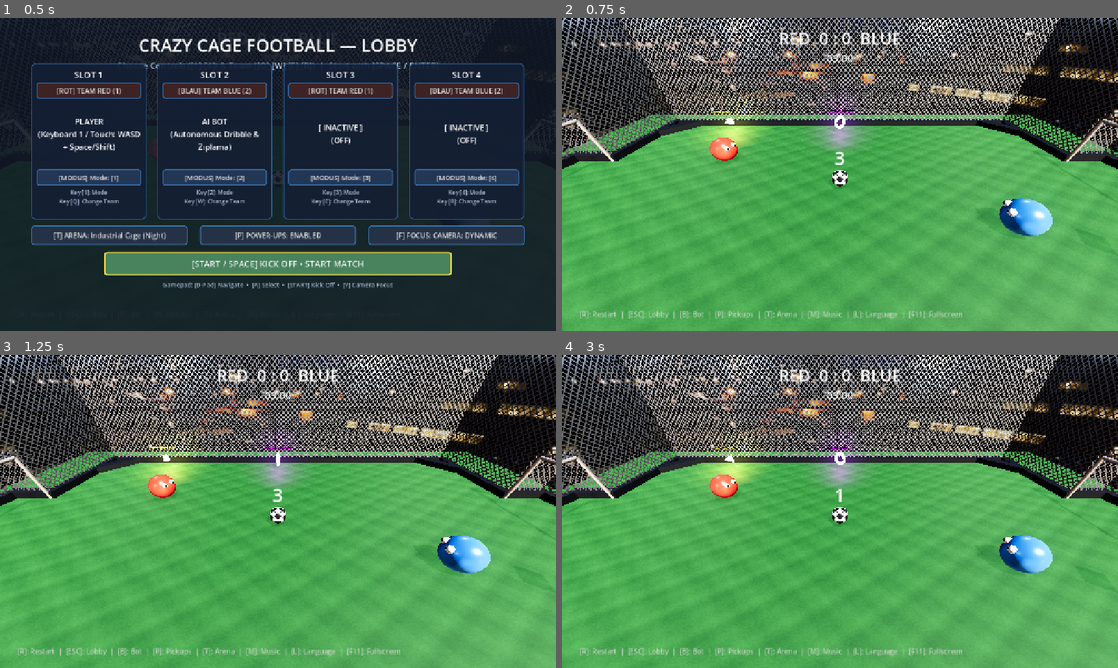
Above: before the commit, frames 1-4 (two rows, left to right).
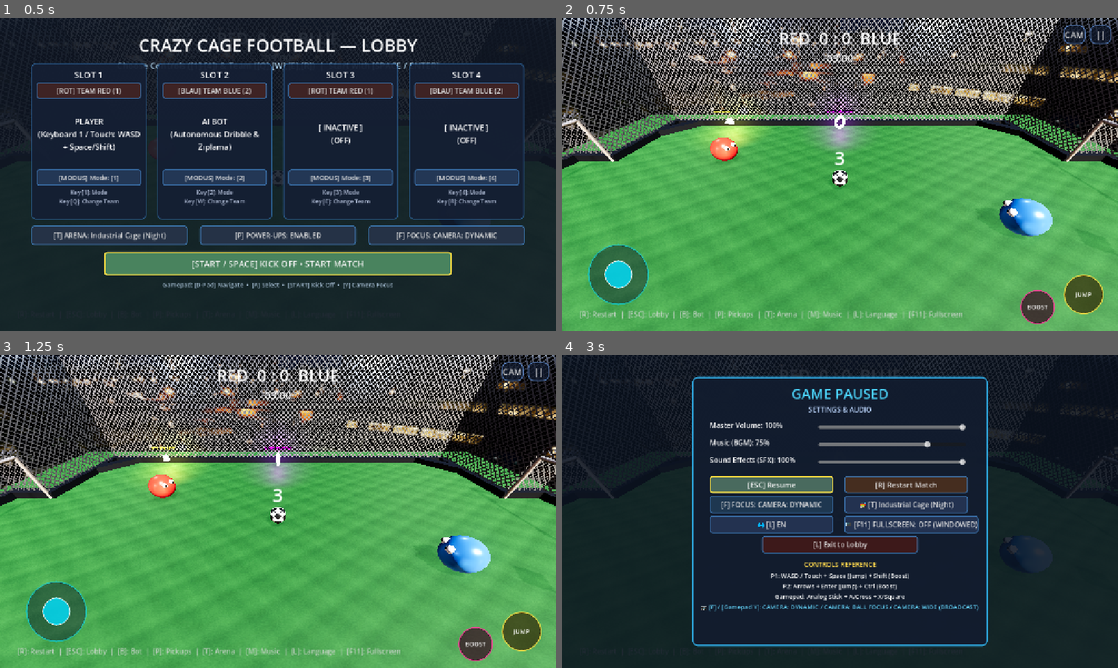
Above: after the commit, the same moments.

Repository: RobinNunkesser/gd-godot-crazy-cage-football
Game: Godot game, scene res://scenes/main.tscn
Two runs of this game, one before a commit and one after it. Both use one fixed random seed, a clock stepped at 60 frames per second and the inputs below.
Inputs (mouse positions are in pixels of both pictures, inside the frame that each line leads up to):
- Up to frame 1 (0.5 s): no input
- Up to frame 2 (0.75 s): click "[START / SPACE] KICK OFF • ST…" at 0.5 s
- Up to frame 3 (1.25 s): no input
- Up to frame 4 (3 s): click (1084, 630) at 1.25 s, where only the run after the commit has a clickable "JUMP"; click (1040, 642) at 2 s, where only the run after the commit has a clickable "BOOST"; click (1101, 370) at 2.75 s, where only the run after the commit has a clickable "||"

Frame 1 is identical in both runs. In frame 2, 3.3% of the frame differs, in the area x 4-99%, y 2-98%; in frame 3, 3.3%; in frame 4, 95%, in the area x 0-100%, y 0-100%.

Commit message:
fix(touch): use native GUI events and transform-safe input for virtual joystick and buttons

Diff:
--- a/project.godot
+++ b/project.godot
@@ -7,7 +7,7 @@
 [application]
 
 config/name="Crazy Cage Football"
-config/version="0.2.4"
+config/version="0.2.5"
 config/description="3D Physics Cage Soccer Game in Godot 4 inspired by Zippir: Kafes Futbolu. Roll, jump (Ziplama) and score bank-shot goals!"
 run/main_scene="res://scenes/main.tscn"
 config/icon="res://assets/icon.png"
@@ -34,7 +34,7 @@
 
 [input_devices]
 
-pointing/emulate_touch_from_mouse=false
+pointing/emulate_touch_from_mouse=true
 pointing/emulate_mouse_from_touch=true
 
 [input]
--- a/scenes/main.gd
+++ b/scenes/main.gd
@@ -666,6 +666,7 @@
 	# In-Game HUD
 	ui_hud_container = Control.new()
 	ui_hud_container.set_anchors_preset(Control.PRESET_FULL_RECT)
+	ui_hud_container.mouse_filter = Control.MOUSE_FILTER_IGNORE
 	canvas.add_child(ui_hud_container)
 
 	# Score Center
--- a/scripts/cage_touch_overlay.gd
+++ b/scripts/cage_touch_overlay.gd
@@ -138,7 +138,8 @@
 	joystick_base.custom_minimum_size = Vector2(joystick_radius * 2.0, joystick_radius * 2.0)
 	joystick_base.size = joystick_base.custom_minimum_size
 	joystick_base.position = _joystick_center - Vector2(joystick_radius, joystick_radius)
-	joystick_base.mouse_filter = Control.MOUSE_FILTER_IGNORE
+	joystick_base.mouse_filter = Control.MOUSE_FILTER_STOP
+	joystick_base.gui_input.connect(_on_joystick_gui_input)
 
 	var base_style = StyleBoxFlat.new()
 	base_style.set_corner_radius_all(int(joystick_radius))
@@ -173,10 +174,14 @@
 	# --- 2. Action Buttons (Rechts) ---
 	jump_btn = _create_action_button("JUMP", Color(1.0, 0.88, 0.25, 0.85), Color(0.2, 0.15, 0.02, 0.7), 46.0)
 	jump_btn.name = "TouchJumpBtn"
+	jump_btn.button_down.connect(_on_jump_down)
+	jump_btn.button_up.connect(_on_jump_up)
 	root_control.add_child(jump_btn)
 
 	boost_btn = _create_action_button("BOOST", Color(1.0, 0.2, 0.6, 0.85), Color(0.2, 0.02, 0.12, 0.7), 40.0)
 	boost_btn.name = "TouchBoostBtn"
+	boost_btn.button_down.connect(_on_boost_down)
+	boost_btn.button_up.connect(_on_boost_up)
 	root_control.add_child(boost_btn)
 
 	# --- 3. Top Quick-Access Buttons ---
@@ -216,7 +221,7 @@
 	var btn = Button.new()
 	btn.text = label
 	btn.focus_mode = Control.FOCUS_NONE
-	btn.mouse_filter = Control.MOUSE_FILTER_IGNORE # Eingaben werden über _unhandled_input mit Multi-Touch verarbeitet
+	btn.mouse_filter = Control.MOUSE_FILTER_STOP
 	btn.custom_minimum_size = Vector2(radius * 2.0, radius * 2.0)
 	btn.size = btn.custom_minimum_size
 
@@ -236,12 +241,11 @@
 
 func _layout_buttons(vp_size: Vector2) -> void:
 	_joystick_default_pos = Vector2(130.0, maxf(vp_size.y - 130.0, 200.0))
-	if _joystick_touch_id == -1:
-		_joystick_center = _joystick_default_pos
-		if is_instance_valid(joystick_base):
-			joystick_base.position = _joystick_center - Vector2(joystick_radius, joystick_radius)
-
-	# Jump Button rechts unten (gut mit rechtem Daumen erreichbar)
+	_joystick_center = _joystick_default_pos
+	if is_instance_valid(joystick_base):
+		joystick_base.position = _joystick_center - Vector2(joystick_radius, joystick_radius)
+
+	# Jump Button rechts unten
 	if is_instance_valid(jump_btn):
 		jump_btn.position = Vector2(vp_size.x - 125.0, vp_size.y - 130.0)
 
@@ -261,8 +265,71 @@
 func _on_viewport_resized() -> void:
 	_layout_buttons(_get_viewport_size())
 
-func _unhandled_input(event: InputEvent) -> void:
-	# Falls auf Desktop mit Touchscreen erstmals getoucht wird: Touch-Overlay dynamisch einblenden
+func _on_jump_down() -> void:
+	Input.action_press("p1_jump")
+	_pulse_button(jump_btn, true)
+
+func _on_jump_up() -> void:
+	Input.action_release("p1_jump")
+	_pulse_button(jump_btn, false)
+
+func _on_boost_down() -> void:
+	Input.action_press("p1_boost")
+	_pulse_button(boost_btn, true)
+
+func _on_boost_up() -> void:
+	Input.action_release("p1_boost")
+	_pulse_button(boost_btn, false)
+
+func _on_joystick_gui_input(event: InputEvent) -> void:
+	if not is_gameplay_active:
+		return
+	if event is InputEventScreenTouch:
+		var st := event as InputEventScreenTouch
+		if st.pressed:
+			_joystick_touch_id = st.index
+			_update_joystick_from_local(st.position)
+		elif st.index == _joystick_touch_id:
+			_joystick_touch_id = -1
+			_reset_joystick()
+	elif event is InputEventScreenDrag:
+		var sd := event as InputEventScreenDrag
+		if sd.index == _joystick_touch_id:
+			_update_joystick_from_local(sd.position)
+	elif event is InputEventMouseButton:
+		var mb := event as InputEventMouseButton
+		if mb.button_index == MOUSE_BUTTON_LEFT:
+			if mb.pressed:
+				_joystick_touch_id = 999
+				_update_joystick_from_local(mb.position)
+			else:
+				_joystick_touch_id = -1
+				_reset_joystick()
+	elif event is InputEventMouseMotion:
+		var mm := event as InputEventMouseMotion
+		if (mm.button_mask & MOUSE_BUTTON_MASK_LEFT) != 0 and _joystick_touch_id == 999:
+			_update_joystick_from_local(mm.position)
+
+func _update_joystick_from_local(local_pos: Vector2) -> void:
+	var center := Vector2(joystick_radius, joystick_radius)
+	var diff := local_pos - center
+	var dist := diff.length()
+	if dist > joystick_radius:
+		diff = diff.normalized() * joystick_radius
+
+	var knob_rad = 32.0
+	if is_instance_valid(joystick_knob):
+		joystick_knob.position = (diff + center) - Vector2(knob_rad, knob_rad)
+
+	var raw_vec = diff / joystick_radius
+	if raw_vec.length() < deadzone:
+		_input_vector = Vector2.ZERO
+	else:
+		_input_vector = raw_vec
+
+	_dispatch_action_events(_input_vector)
+
+func _input(event: InputEvent) -> void:
 	if not is_touch_active:
 		if event is InputEventScreenTouch and event.pressed:
 			is_touch_active = true
@@ -273,6 +340,30 @@
 	if not is_gameplay_active:
 		return
 
+	# Joystick Drag-Verfolgung auch wenn der Finger über den Radius hinausgezogen wird
+	if _joystick_touch_id != -1:
+		if event is InputEventScreenDrag and event.index == _joystick_touch_id:
+			if is_instance_valid(joystick_base):
+				var local_pos = joystick_base.get_global_transform().affine_inverse() * event.position
+				_update_joystick_from_local(local_pos)
+		elif event is InputEventScreenTouch and event.index == _joystick_touch_id and not event.pressed:
+			_joystick_touch_id = -1
+			_reset_joystick()
+		elif event is InputEventMouseMotion and _joystick_touch_id == 999:
+			if (event.button_mask & MOUSE_BUTTON_MASK_LEFT) != 0:
+				if is_instance_valid(joystick_base):
+					var local_pos = joystick_base.get_global_transform().affine_inverse() * event.position
+					_update_joystick_from_local(local_pos)
+			else:
+				_joystick_touch_id = -1
+				_reset_joystick()
+		elif event is InputEventMouseButton and _joystick_touch_id == 999 and not event.pressed:
+			_joystick_touch_id = -1
+			_reset_joystick()
+
+func _unhandled_input(event: InputEvent) -> void:
+	if not is_touch_active or not is_gameplay_active:
+		return
 	if event is InputEventScreenTouch:
 		var touch := event as InputEventScreenTouch
 		if touch.pressed:
@@ -282,41 +373,26 @@
 	elif event is InputEventScreenDrag:
 		var drag := event as InputEventScreenDrag
 		_handle_touch_drag(drag.index, drag.position)
-	elif event is InputEventMouseButton:
-		var mb := event as InputEventMouseButton
-		if mb.button_index == MOUSE_BUTTON_LEFT:
-			if mb.pressed:
-				_handle_touch_down(999, mb.position)
-			else:
-				_handle_touch_up(999)
-	elif event is InputEventMouseMotion:
-		var mm := event as InputEventMouseMotion
-		if (mm.button_mask & MOUSE_BUTTON_MASK_LEFT) != 0:
-			_handle_touch_drag(999, mm.position)
 
 func _handle_touch_down(index: int, pos: Vector2) -> void:
-	var vp_size = _get_viewport_size()
-
 	# 1. Jump Button Hit-Test
 	if is_instance_valid(jump_btn) and jump_btn.get_global_rect().has_point(pos):
 		_jump_touch_id = index
-		Input.action_press("p1_jump")
-		_pulse_button(jump_btn, true)
+		_on_jump_down()
 		return
 
 	# 2. Boost Button Hit-Test
 	if is_instance_valid(boost_btn) and boost_btn.get_global_rect().has_point(pos):
 		_boost_touch_id = index
-		Input.action_press("p1_boost")
-		_pulse_button(boost_btn, true)
-		return
-
-	# 3. Joystick: Beliebiger Touch in der linken Bildschirmhälfte
-	if pos.x < vp_size.x * 0.5 and _joystick_touch_id == -1:
-		_joystick_touch_id = index
-		_joystick_center = pos
+		_on_boost_down()
+		return
+
+	# 3. Joystick
+	_joystick_touch_id = index
+	_joystick_center = pos
+	if is_instance_valid(joystick_base):
 		joystick_base.position = _joystick_center - Vector2(joystick_radius, joystick_radius)
-		_update_joystick(pos)
+	_update_joystick(pos)
 
 func _handle_touch_drag(index: int, pos: Vector2) -> void:
 	if index == _joystick_touch_id:
@@ -328,12 +404,10 @@
 		_reset_joystick()
 	elif index == _jump_touch_id:
 		_jump_touch_id = -1
-		Input.action_release("p1_jump")
-		_pulse_button(jump_btn, false)
+		_on_jump_up()
 	elif index == _boost_touch_id:
 		_boost_touch_id = -1
-		Input.action_release("p1_boost")
-		_pulse_button(boost_btn, false)
+		_on_boost_up()
 
 func _update_joystick(pos: Vector2) -> void:
 	var diff = pos - _joystick_center
@@ -342,7 +416,8 @@
 		diff = diff.normalized() * joystick_radius
 
 	var knob_rad = 32.0
-	joystick_knob.position = (diff + Vector2(joystick_radius, joystick_radius)) - Vector2(knob_rad, knob_rad)
+	if is_instance_valid(joystick_knob):
+		joystick_knob.position = (diff + Vector2(joystick_radius, joystick_radius)) - Vector2(knob_rad, knob_rad)
 
 	var raw_vec = diff / joystick_radius
 	if raw_vec.length() < deadzone:
